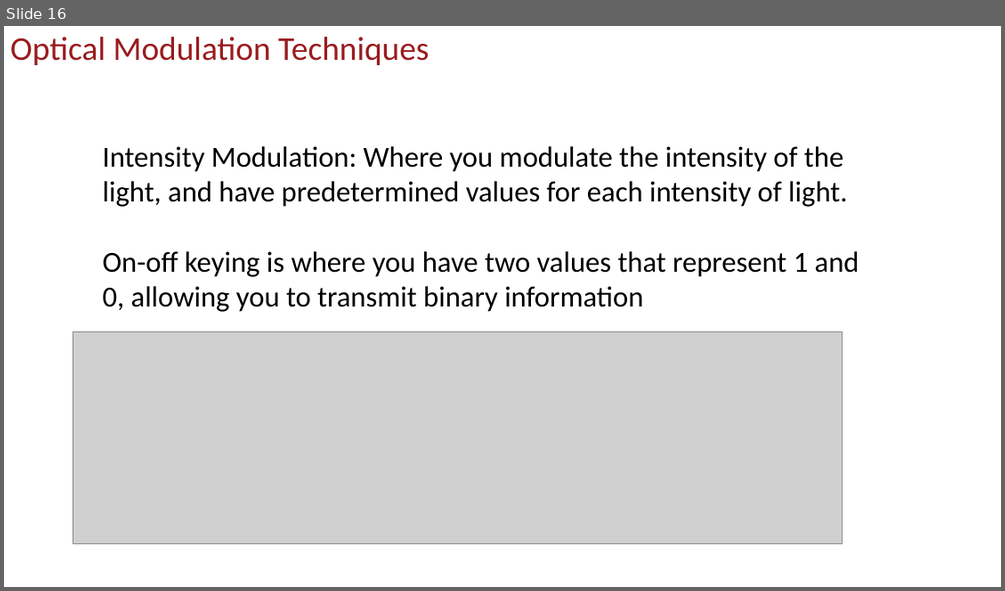
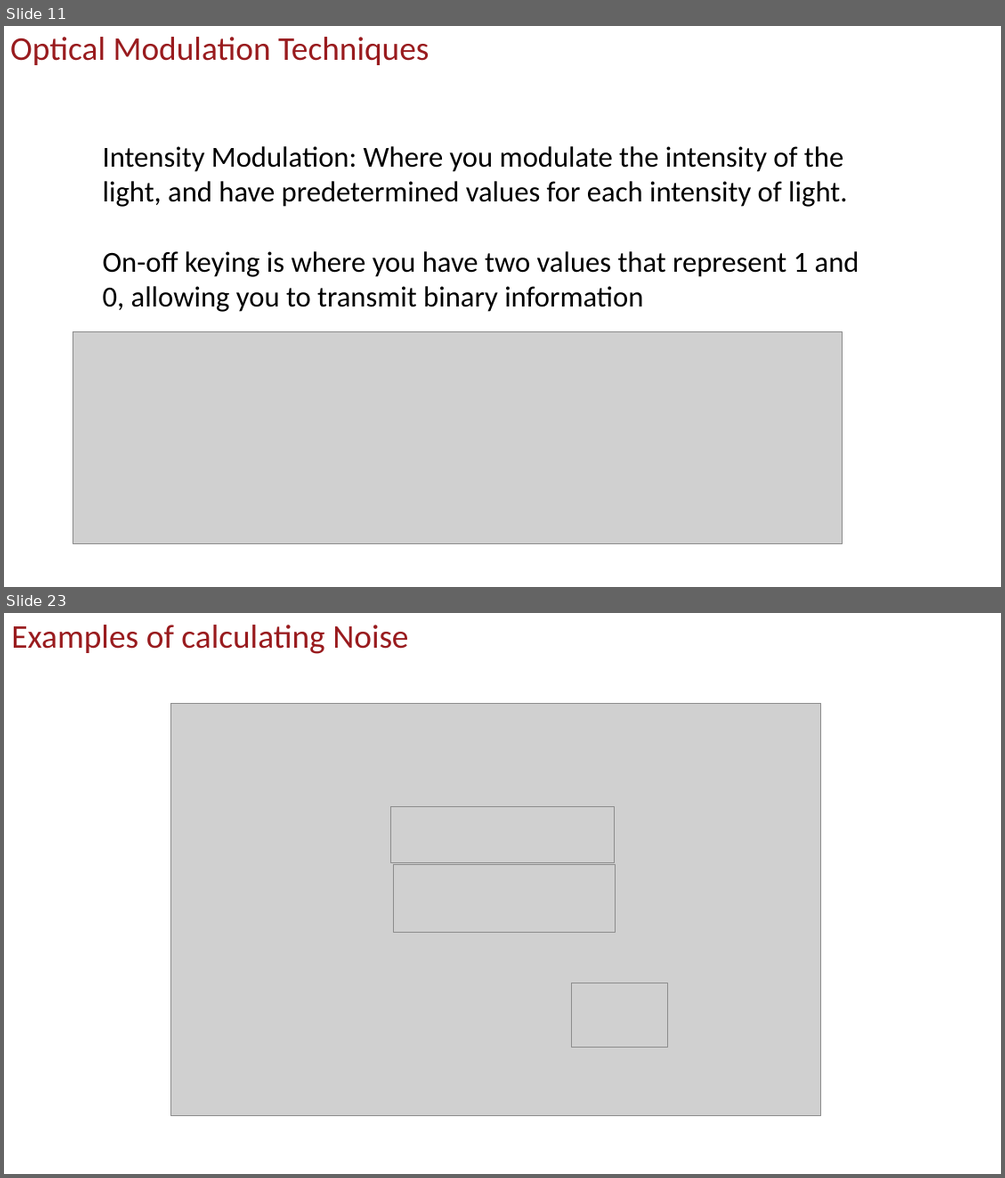
Before and after one commit to uscee105/ee105, a slide deck: assets/module-5-comm/mod-5-lecture-21-opt-comm.pptx. Shown one above the other, each under a label of ours: slide 16 before the commit, slides 11 and 23 after it; the slides between them are not shown. The pictures are 1005x591 and 1005x1178 pixels, drawn with LibreOffice and Linux fonts; fonts in the diff are those of the drawing; grey boxes stand for pictures; background and template pictures are left out. Boxes give left, top, right and bottom in pixels: in the first picture for what was removed or moved away, otherwise in the second. Text is boxed around its words. In the diff, an @@ line names an element or a change of style, - is before the commit and + after.

```diff
--- a/assets/module-5-comm/mod-5-lecture-21-opt-comm.pptx
+++ b/assets/module-5-comm/mod-5-lecture-21-opt-comm.pptx
@@ slide 23 added at [4,613,1001,1174], background #FFFFFF @@
@@ title added at [11,625,408,654], 32 pt, text #991B1E @@
+Examples of calculating Noise
@@ picture added at [171,704,821,1116] @@
@@ picture added at [390,806,615,862] @@
@@ picture added at [394,865,615,933] @@
@@ picture added at [571,983,667,1047] @@
@@ what was slide 16 is now slide 11 @@
```
Also in this commit, not shown: 1 slide changed, 29 other slides added, 5 slides removed, 43 other files.
